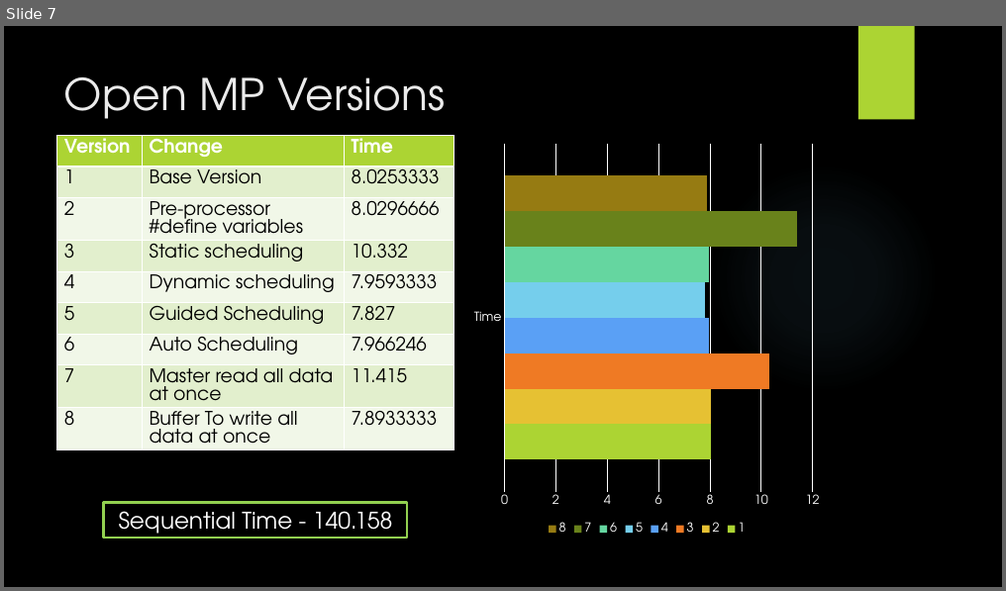
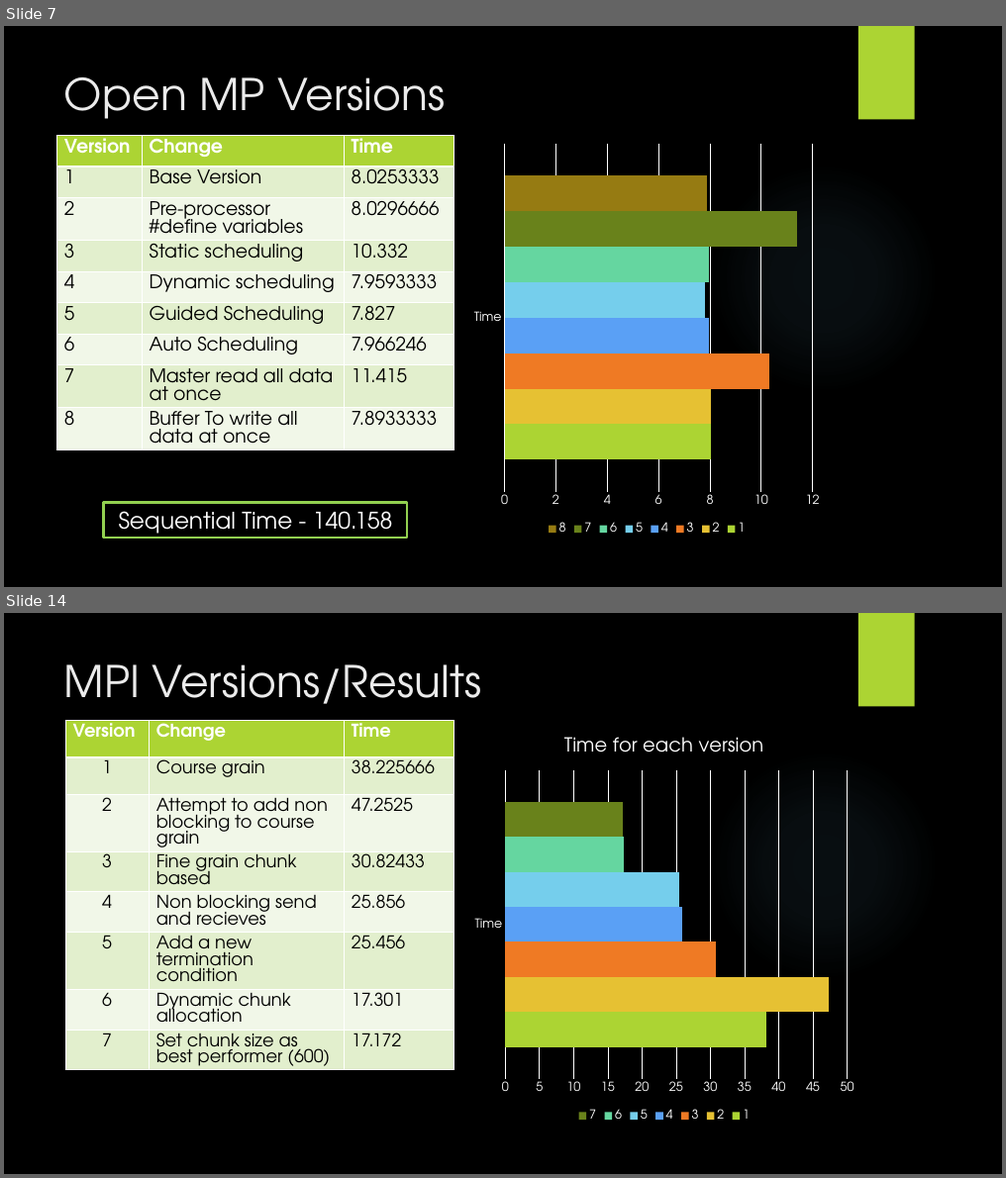
Before and after one commit to jordantoaster/Jordans-Repo, a slide deck: BestHPC/presentation.pptx. Shown one above the other, each under a label of ours: slide 7 before the commit, slides 7 and 14 after it; the slides between them are not shown. The pictures are 1006x591 and 1006x1178 pixels, drawn with LibreOffice and Linux fonts; fonts in the diff are those of the drawing; background and template pictures are left out. Boxes give left, top, right and bottom in pixels: in the first picture for what was removed or moved away, otherwise in the second. Text is boxed around its words. In the diff, an @@ line names an element or a change of style, - is before the commit and + after.

```diff
--- a/BestHPC/presentation.pptx
+++ b/BestHPC/presentation.pptx
@@ slide 14 added at <box>4,613,1002,1174</box>, background picture (left out); not listed: 2 template elements that a slide beside it also shows @@
@@ title added at <box>64,664,481,704</box>, 42 pt, text #EBEBEB @@
+MPI Versions/Results
@@ table added at <box>65,720,453,1137</box>, 8 rows, 3 columns @@
+Version | Change | Time
+1 | Course grain | 38.225666
+2 | Attempt to add non blocking to course grain | 47.2525
+3 | Fine grain chunk based | 30.82433
+4 | Non blocking send and recieves | 25.856
+5 | Add a new termination condition | 25.456
+6 | Dynamic chunk allocation | 17.301
+7 | Set chunk size as best performer (600) | 17.172
@@ bar chart added at <box>466,720,862,1125</box> @@
+title "Time for each version "
+categories: Time
+1: 38
+2: 47
+3: 31
+4: 26
+5: 25
+6: 17
+7: 17
```
Also in this commit, not shown: 2 slides changed, 8 other slides added, 3 slides removed, 2 other files.
